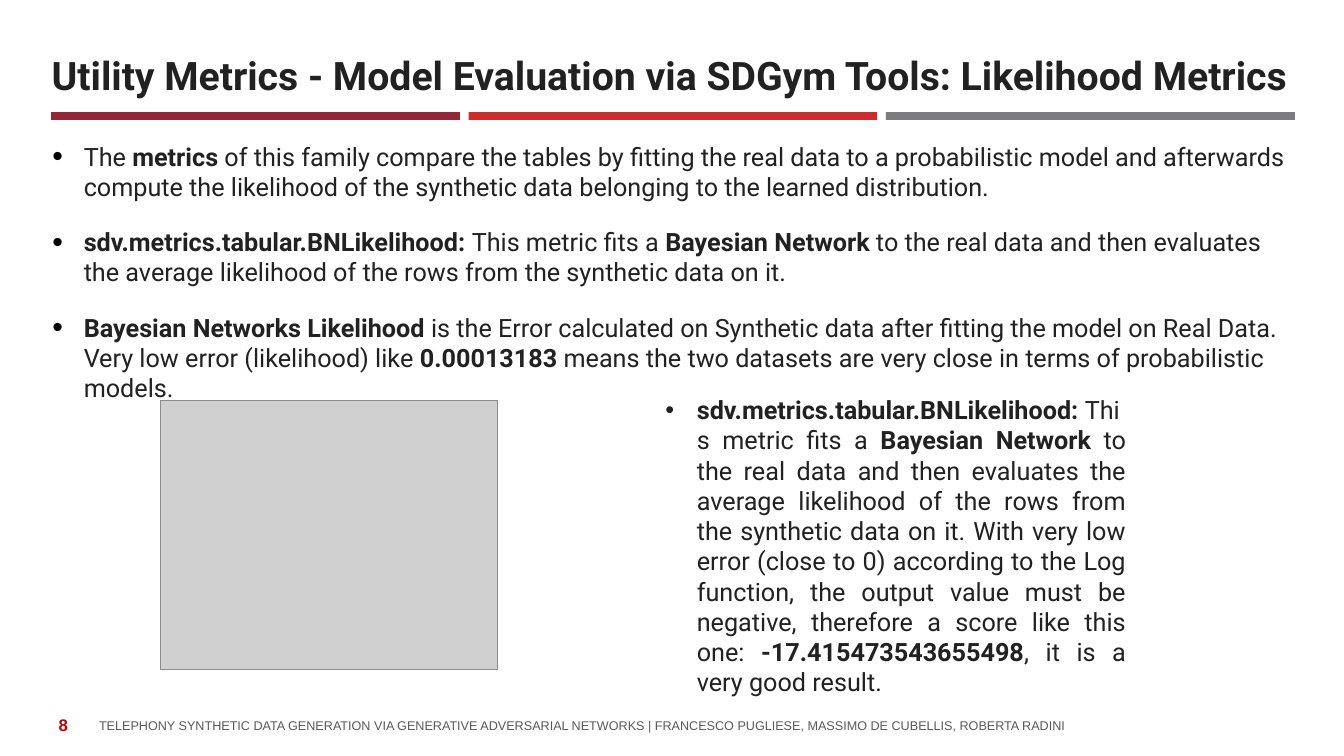
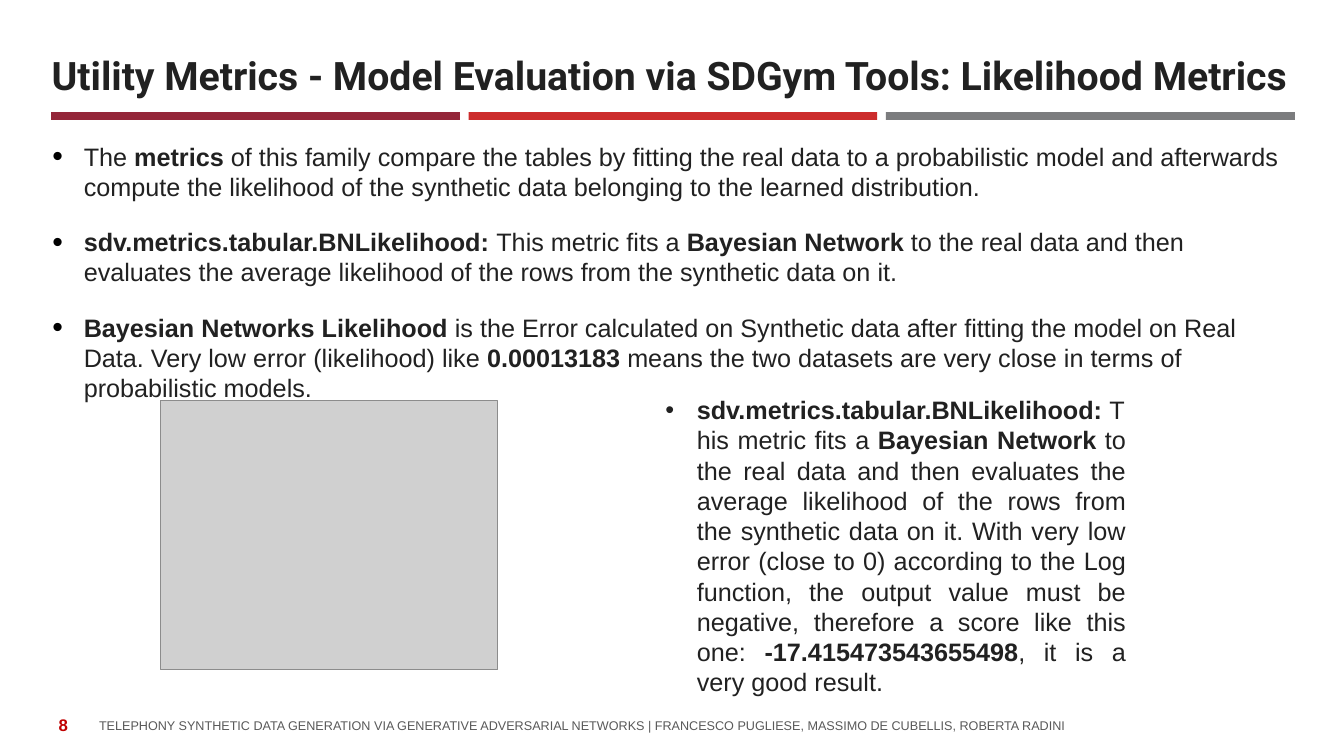
Before and after one commit to istat-methodology/Synthetic_Data, a slide deck: slide 8 of Presentations/Telephony Synthetic Data Generation via GANs.pptx. Drawn at 1344x756 pixels with LibreOffice and Linux fonts; fonts in the diff are those of the drawing; grey boxes stand for pictures; background and template pictures are left out. Boxes give left, top, right and bottom in pixels: in the first picture for what was removed or moved away, otherwise in the second. Text is boxed around its words. In the diff, an @@ line names an element or a change of style, - is before the commit and + after.

```diff
--- a/Presentations/Telephony Synthetic Data Generation via GANs.pptx
+++ b/Presentations/Telephony Synthetic Data Generation via GANs.pptx
@@ text "The metrics of this family ..." at <box>84,147,1278,403</box>: font Roboto to Arial @@
@@ text "sdv.metrics.tabular.BNLikelihood: This metric fits a ..." at <box>697,400,1126,697</box>: font Roboto to Arial @@
```
Also in this commit, not shown: 6 other slides changed, 2 slides added, 1 slide removed, 1 other file.
